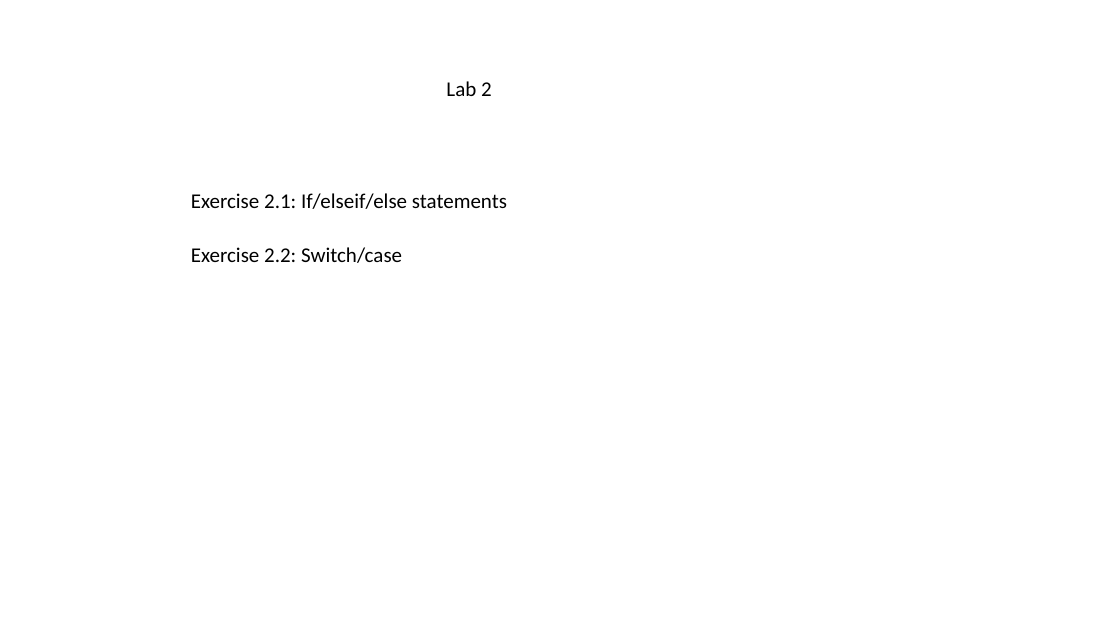
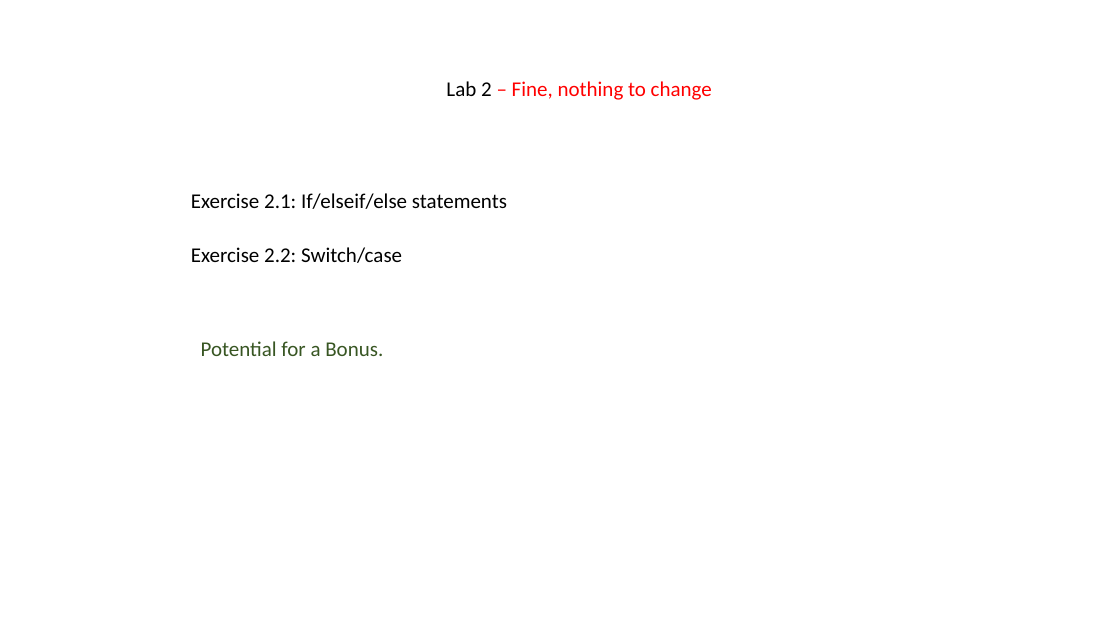
Before and after one commit to adammetcalf/Summer-Reseach, a slide deck: slide 2 of Lesson Layout.pptx. Drawn at 1120x630 pixels with LibreOffice and Linux fonts; fonts in the diff are those of the drawing. Boxes give left, top, right and bottom in pixels: in the first picture for what was removed or moved away, otherwise in the second. Text is boxed around its words. In the diff, an @@ line names an element or a change of style, - is before the commit and + after.

```diff
--- a/Lesson Layout.pptx
+++ b/Lesson Layout.pptx
@@ text at (x1=446, y1=81, x2=712, y2=100): text changed; text colour #000000 to #FF0000 @@
-Lab 2
+Lab 2 – Fine, nothing to change
@@ text added at (x1=201, y1=341, x2=383, y2=356), 18 pt, text #385723 @@
+Potential for a Bonus.
```
Also in this commit, not shown: 2 other slides changed, 3 other files.
